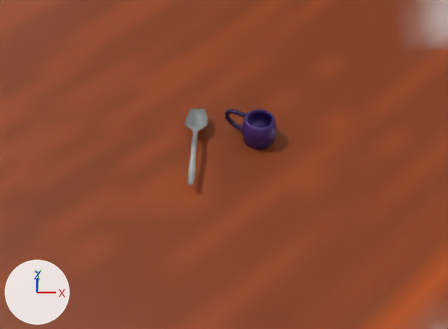
One commit to the Blender file scenes/coffee.blend: the scene before it, then after it.
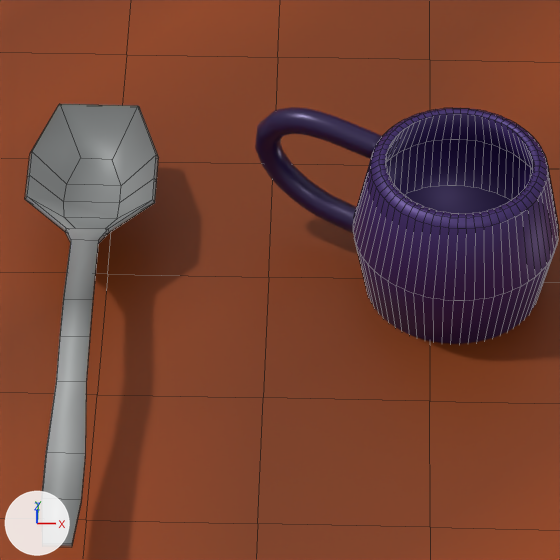
Each version is shown from a 50 mm camera at (1.81, -28.01, 27.18) aimed at (0.88, -1.44, -1.37), then close up on the part from 40% to 62% of the width and 28% to 57% of the height. The axes (+X, +Y, +Z) are drawn at lower left. The lights are the same throughout. The close-ups show mesh edges as thin lines.

The older version as bpy lines, for what is in view:
```python
me_mugbody = bpy.data.meshes.new('MugBody')
me_mugbody.from_pydata(...)  # 576 vertices, 514 faces; spans x -1.09..1.09, y -1.09..1.09, z -0.94..0.94
me_mugbody.materials.append(mat_mugbody)
me_mughandle = bpy.data.meshes.new('MugHandle')
me_mughandle.from_pydata(...)  # 1344 vertices, 1282 faces; spans x -1.25..2.07, y -7.69..3.02, z -3.05..7.41
me_mughandle.materials.append(mat_mughandle)
me_plane_001 = bpy.data.meshes.new('Plane.001')
me_plane_001.from_pydata(...)  # 1089 vertices, 1024 faces; spans x -0.98..1.02, y 0.07..1.81, z -1.54..0.33
me_plane_001.materials.append(mat_material_003)
ob_mugbody = bpy.data.objects.new('MugBody', me_mugbody)
ob_mugbody.location = (3.03, 0.45, -0.1)
ob_mugbody.rotation_euler = (0.0, 0.0, 1.058)  # degrees (0, 0, 61)
ob_mugbody.scale = (1.03, 1.03, 1.03)
ob_mughandle = bpy.data.objects.new('MugHandle', me_mughandle)
ob_mughandle.parent = ob_mugbody
ob_mughandle.matrix_parent_inverse = Matrix(((0.477, 0.848, 0.0, -1.83), (-0.848, 0.477, 0.0, 2.355), (0.0, 0.0, 0.973, 0.0971), (0.0, 0.0, 0.0, 1.0)))
ob_mughandle.location = (1.869, 1.065, 0.414)
ob_mughandle.rotation_euler = (0.0, 0.0, 1.058)  # degrees (0, 0, 61)
ob_mughandle.scale = (-0.143, -0.143, -0.143)
ob_plane = bpy.data.objects.new('Plane', me_plane_001)
ob_plane.location = (2.19, -23.14, 13.25)
ob_plane.scale = (28.4, 28.8, 9.33)
# also in view: 'Spoon' at (-0.96, -0.98, -0.17)
```
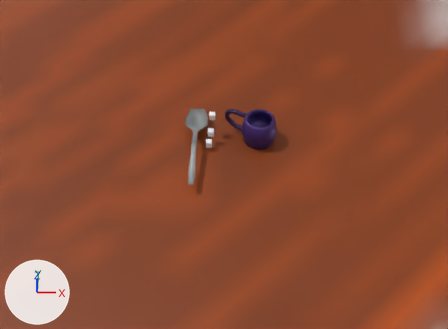
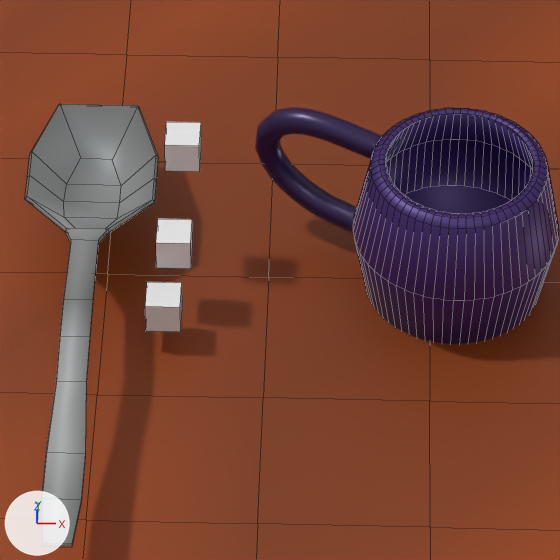
Boxes (x1, y1, x2, y2) around the edits, measured in the close-ups (560 x 560 px):
```json
{"object": "SugarCube", "change": "added", "after": [156, 219, 193, 269]}
{"object": "SugarCube.001", "change": "added", "after": [145, 282, 182, 332]}
{"object": "SugarCube.002", "change": "added", "after": [165, 122, 201, 172]}
```

The change, as JSON lines over the scene's bpy script:
```json
{"op": "add", "block": "me_cube_002", "code": ["me_cube_002 = bpy.data.meshes.new('Cube.002')", "me_cube_002.from_pydata(...)  # a box spanning x -1.0..1.0, y -1.0..1.0, z -1.0..1.0"]}
{"op": "add", "block": "ob_sugarcube_002", "code": ["ob_sugarcube_002 = bpy.data.objects.new('SugarCube.002', me_cube_002)", "ob_sugarcube_002.location = (0.07, 0.77, 0.7)", "ob_sugarcube_002.scale = (0.187, 0.187, 0.187)"]}
{"op": "add", "block": "ob_sugarcube_001", "code": ["ob_sugarcube_001 = bpy.data.objects.new('SugarCube.001', me_cube_002.copy())", "ob_sugarcube_001.location = (-0.1, -0.51, -0.46)", "ob_sugarcube_001.scale = (0.187, 0.187, 0.187)"]}
{"op": "add", "block": "ob_sugarcube", "code": ["ob_sugarcube = bpy.data.objects.new('SugarCube', me_cube_002.copy())", "ob_sugarcube.location = (0.0, 0.0, 0.0)", "ob_sugarcube.scale = (0.187, 0.187, 0.187)"]}
```
